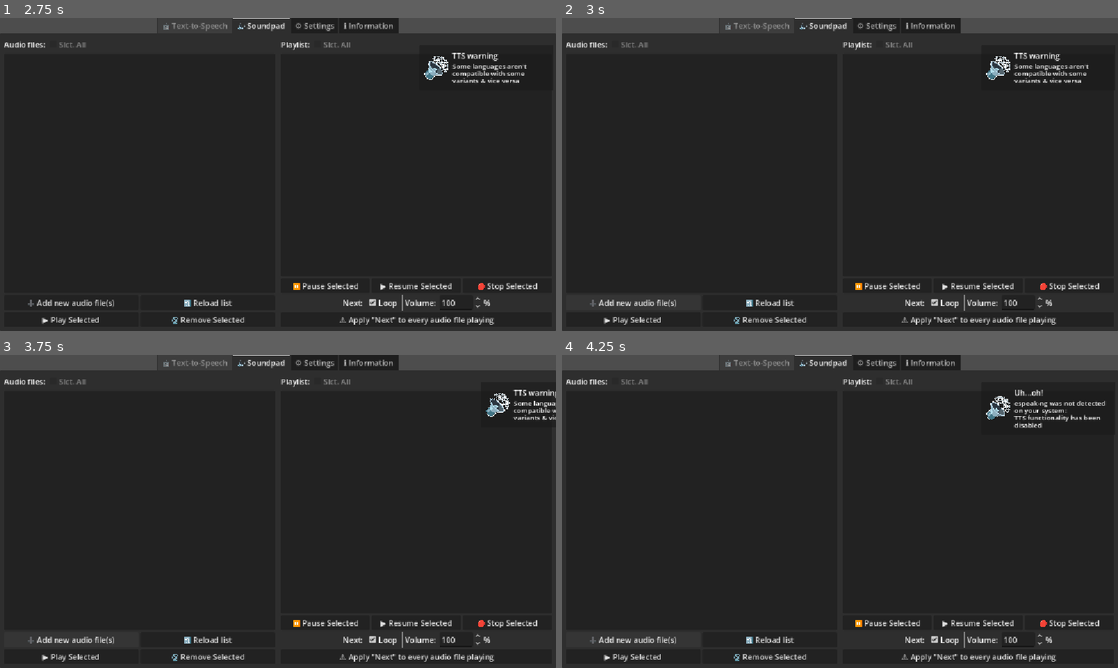
Above: before the commit, frames 1-4 (two rows, left to right).
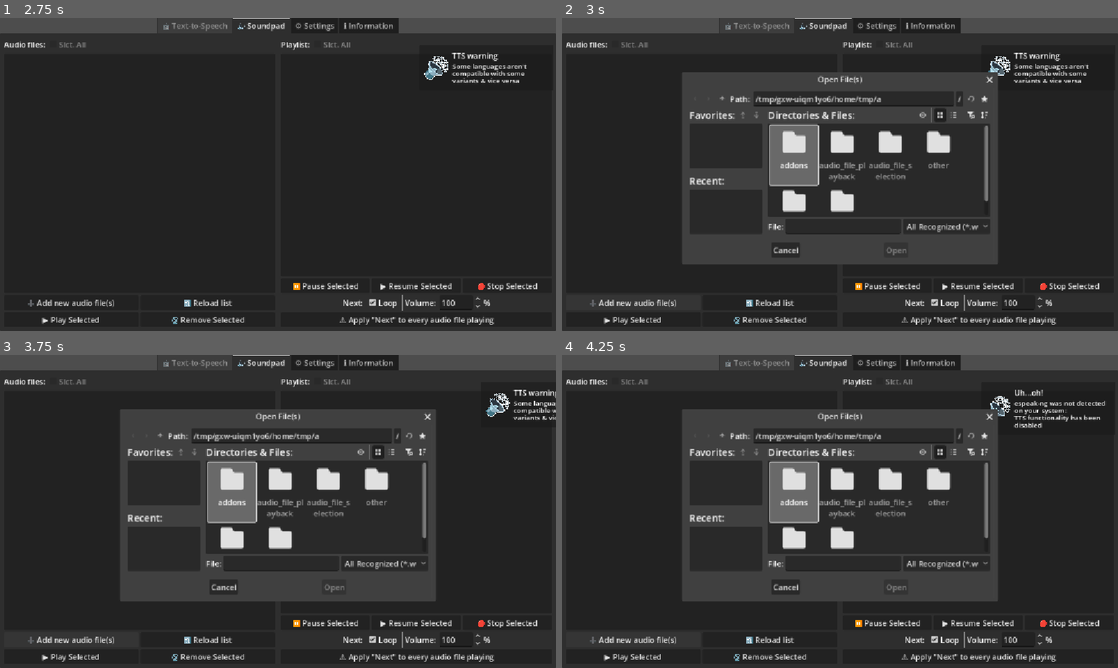
Above: after the commit, the same moments.

Repository: greg0rygreg/SoundsEz
Game: Godot game, scene res://main.tscn
The game is run twice, just before and just after one commit, with the same random seed, the same clock (stepped at 60 frames per second) and the same inputs.
Inputs:
- Up to frame 1 (2.75 s): click "🔃 Reload list" at 0.5 s; click "🗑️ Remove Selected" at 1.25 s; click "Loop" at 2 s
- Up to frame 2 (3 s): click "➕ Add new audio file(s)" at 2.75 s
- Up to frame 3 (3.75 s): click "➕ Add new audio file(s)" at 3.5 s
- Up to frame 4 (4.25 s): no input

Frame 1 is identical in both runs. In frame 2, 19% of the frame differs, in the area x 21-79%, y 17-79%; in frame 3, 19%; in frame 4, 19%.
Error before the commit: Cannot call method 'connect' on a null value. (res://tabscripts/sounds.gd:21)

Commit message:
replace json with ini but keep audiofile tracking as json
and also changed a lot the sounds.gd script

Diff:
--- a/tabscripts/brain.gd
+++ b/tabscripts/brain.gd
@@ -2,7 +2,7 @@
 
 @onready var tabs := $tabs
 @onready var outputs: PackedStringArray
-@onready var conf := FileAccess.open("user://conf.json", FileAccess.READ)
+@onready var conf: ConfigFile = ConfigFile.new()
 var md_fix := """# 🔊 SoundsEz
 FOS (Free and Open Source) AiO Solution for micspamming TTS and Sounds/Music
 
@@ -57,24 +57,24 @@
 - [x] Make settings tab pretty
 """
 
-var data := {
-  "lightmode": false,
-  "files": [],
-  "sounds": {
-    "volume": 100,
-    "loop": false
-  },
-  "tts": {
-    "volume": 100,
-    "pitch": 50,
-    "wpm": 175
-  }
-}
-var soundsez_sink_id: int = -1
+#var data := {
+  #"lightmode": false,
+  #"files": [],
+  #"sounds": {
+    #"volume": 100,
+    #"loop": false
+  #},
+  #"tts": {
+    #"volume": 100,
+    #"pitch": 50,
+    #"wpm": 175
+  #}
+#}
+var sink_id: int = -1
 
 func _notification(what: int) -> void:
   if what == NOTIFICATION_WM_CLOSE_REQUEST:
-    OS.execute("pactl", ["unload-module", soundsez_sink_id])
+    OS.execute("pactl", ["unload-module", sink_id])
 
 func _ready() -> void:
   get_tree().root.title = "%s %s" % [
@@ -85,16 +85,10 @@
 
   print(OS.get_distribution_name())
 
+  conf.load("user://conf.ini")
   if !conf:
-    var conftemp := FileAccess.open("user://conf.json", FileAccess.WRITE)
-    conftemp.store_string(JSON.stringify(data))
-    conftemp.close()
-    conf = FileAccess.open("user://conf.json", FileAccess.READ)
-  data = JSON.parse_string(conf.get_as_text())
-
-  if !OS.has_feature("editor"):
-    data["files"] = data["files"].filter(func(x: String): return !x.begins_with("res://"))
-  data["files"] = data["files"].filter(func(x: String): return FileAccess.file_exists(x))
+    printerr("Config file didn't load, exiting")
+    get_tree().quit()
 
   match OS.get_name():
     "Windows":
@@ -106,11 +100,11 @@
         "module-pipe-sink",
         "sink_name='SoundsEz Audio Output'"
       ], outtemp)
-      soundsez_sink_id = int(outtemp[0].strip_escapes())
+      sink_id = int(outtemp[0].strip_escapes())
     _:
       EasyNotify.add_notification({
-        "title": "what the fuck",
-        "message": "i don't remember compiling SoundsEz for %s" % OS.get_name(),
+        "title": "New home",
+        "message": "I don't remember compiling SoundsEz for %s but you look smart since you compiled it for %s" % [OS.get_name(),OS.get_name()],
         "duration": 3
       })
   outputs = AudioServer.get_output_device_list()
--- a/tabscripts/settings.gd
+++ b/tabscripts/settings.gd
@@ -14,7 +14,7 @@
   outputs_button.select(brain.outputs.find(AudioServer.output_device))
 
 func __ready() -> void:
-  theme_toggle.button_pressed = brain.data["lightmode"]
+  theme_toggle.button_pressed = brain.conf.get_value("General", "lightmode", false)
   print(OS.get_user_data_dir())
   applysets()
   visibility_changed.connect(_on_visibility_changed)
@@ -27,7 +27,7 @@
   call_deferred("__ready")
 
 func _on_apply_pressed() -> void:
-  brain.data["lightmode"] = theme_toggle.button_pressed
+  brain.conf.set_value("General", "lightmode", theme_toggle.button_pressed)
   applysets()
 
 func _on_reset_pressed() -> void:
@@ -36,6 +36,4 @@
 
 func _notification(what: int) -> void:
   if what == NOTIFICATION_WM_CLOSE_REQUEST:
-    var temp := FileAccess.open("user://conf.json", FileAccess.WRITE)
-    temp.store_string(JSON.stringify(brain.data, "  "))
-    temp.close()
+    brain.conf.save("user://conf.ini")
--- a/tabscripts/sounds.gd
+++ b/tabscripts/sounds.gd
@@ -1,27 +1,94 @@
 extends MarginContainer
 
 @onready var brain := get_tree().current_scene
-@onready var filelist := $horcont/files/list
+@onready var filelist := $horcont/files/toplay/scrollcont/margineer/vercont
 @onready var playlist := $horcont/player/playing/scrollcont/margineer/vercont
 @onready var afp_scn: PackedScene = load("res://audio_file_playback/audio_file_playback.tscn")
+@onready var afs_scn: PackedScene = load("res://audio_file_selection/audio_file_selection.tscn")
 
+var files: Array = []
 var being_grabbed := false
 
 func _notification(what: int) -> void:
   if what == NOTIFICATION_WM_CLOSE_REQUEST:
-    brain.data["sounds"]["volume"] = $horcont/player/next/volume.value
-    brain.data["sounds"]["loop"] = $horcont/player/next/loop.button_pressed
+    #brain.data["sounds"]["volume"] = $horcont/player/next/volume.value
+    #brain.data["sounds"]["loop"] = $horcont/player/next/loop.button_pressed
+    brain.conf.set_value("Soundpad", "volume", $horcont/player/next/volume.value)
+    brain.conf.set_value("Soundpad", "loop", $horcont/player/next/loop.button_pressed)
+    var temp_AF := FileAccess.open("user://audiofiles.json", FileAccess.WRITE)
+    temp_AF.store_string(JSON.stringify(files, "  "))
+    temp_AF.close()
+
+func add_new_to_pl(track: String):
+  var temp: AudioFilePlayback = afp_scn.instantiate()
+  var stream_temp: AudioStream
+  var fail := false
+  match track.get_extension():
+    "wav":
+      stream_temp = AudioStreamWAV.load_from_file(track)
+    "ogg":
+      stream_temp = AudioStreamOggVorbis.load_from_file(track)
+    "mp3":
+      stream_temp = AudioStreamMP3.load_from_file(track)
+    _:
+      EasyNotify.add_notification({
+        "title": "what the fuck",
+        "message": "i ain't loading ts gng",
+        "duration": 2
+      })
+      fail = true
+
+  if !fail:
+    temp.playback.stream = stream_temp
+    temp.track_label.text = track
+    temp.looping.button_pressed = $horcont/player/next/loop.button_pressed
+    temp.volume.value = $horcont/player/next/volume.value
+    playlist.add_child(temp)
 
 func reload_filelist():
-  filelist.clear()
-  for file: String in brain.data["files"]:
-    filelist.add_item(file)
+  for file: AudioFileSelection in filelist.get_children():
+    filelist.remove_child(file)
+    file.queue_free()
+  for file: String in files:
+    var temp := afs_scn.instantiate()
+    temp.trackname_label.text = file
+    temp.playbutton.connect("pressed", add_new_to_pl.bind(temp.trackname_label.text))
+    temp.rembutton.connect("pressed", func():
+      files.erase(temp.trackname_label.text)
+      for y: AudioFilePlayback in playlist.get_children():
+        if y.track_label.text == temp.trackname_label.text:
+          y.queue_free()
+      reload_filelist()
+    )
+    filelist.add_child(temp)
 
 func __ready():
-  $horcont/files/actions/add.connect("pressed", brain.get_node("newaf").popup_centered)
-  $horcont/files/actions/reload.connect("pressed", reload_filelist)
-  $horcont/player/next/volume.value = brain.data["sounds"]["volume"]
-  $horcont/player/next/loop.button_pressed = brain.data["sounds"]["loop"]
+  var temp_AF := FileAccess.open("user://audiofiles.json", FileAccess.READ)
+  if !temp_AF:
+    temp_AF = FileAccess.open("user://audiofiles.json", FileAccess.WRITE)
+    temp_AF.store_string(JSON.stringify([]))
+    temp_AF.close()
+    temp_AF = FileAccess.open("user://audiofiles.json", FileAccess.READ)
+  # if it's STILL telling us it's not working
+  if !temp_AF:
+    EasyNotify.add_notification({
+      "title": "Uh...oh!",
+      "message": "Couldn't read user://audiofiles.json, soundpad functionality has been disabled",
+      "duration": 3
+    })
+    brain.tabs.set_tab_disabled(1, true)
+  else:
+    files = JSON.parse_string(temp_AF.get_as_text())
+    temp_AF.close()
+
+  if !OS.has_feature("editor"):
+    files = files.filter(func(x: String): return !x.begins_with("res://"))
+  files = files.filter(func(x: String): return FileAccess.file_exists(x))
+
+  $horcont/files/pl_actions/add.connect("pressed", brain.get_node("newaf").popup_centered)
+  $horcont/files/pl_actions/reload.connect("pressed", reload_filelist)
+  $horcont/player/next/volume.value = brain.conf.get_value("Soundpad", "volume", 100)
+  $horcont/player/next/loop.button_pressed = brain.conf.get_value("Soundpad", "loop", false)
   reload_filelist()
 
 func _ready() -> void:
@@ -31,55 +98,34 @@
   for path in paths:
     match path.get_extension():
       "wav", "mp3", "ogg":
-        if path not in brain.data["files"]:
-          brain.data["files"].append(path)
+        if path not in files:
+          files.append(path)
       _:
         EasyNotify.add_notification({
-          "title": "Did not import:",
+          "title": "Oops! Did not import:",
           "message": "%s" % path,
           "duration": 2
         })
   reload_filelist()
 
 func _on_rem_pressed() -> void:
-  brain.data["files"] = brain.data["files"].filter(
+  files = files.filter(
     func(file):
       var temp := []
-      for x in filelist.get_selected_items():
-        temp.append(filelist.get_item_text(x))
+      for x: AudioFileSelection in filelist.get_children():
+        if !x.selected.button_pressed: continue
+        temp.append(x.trackname_label.text)
         for y: AudioFilePlayback in playlist.get_children():
-          if y.track_label.text == filelist.get_item_text(x):
+          if y.track_label.text == x.trackname_label.text:
             y.queue_free()
       return not file in temp
   )
   reload_filelist()
 
-func _on_list_item_activated(_index: int) -> void:
-  for index in filelist.get_selected_items():
-    var temp: AudioFilePlayback = afp_scn.instantiate()
-    var stream_temp: AudioStream
-    var fail := false
-    match filelist.get_item_text(index).get_extension():
-      "wav":
-        stream_temp = AudioStreamWAV.load_from_file(filelist.get_item_text(index))
-      "ogg":
-        stream_temp = AudioStreamOggVorbis.load_from_file(filelist.get_item_text(index))
-      "mp3":
-        stream_temp = AudioStreamMP3.load_from_file(filelist.get_item_text(index))
-      _:
-        EasyNotify.add_notification({
-          "title": "what the fuck",
-          "message": "i ain't loading ts gng",
-          "duration": 2
-        })
-        fail = true
-
-    if !fail:
-      temp.playback.stream = stream_temp
-      temp.track_label.text = filelist.get_item_text(index)
-      temp.looping.button_pressed = $horcont/player/next/loop.button_pressed
-      temp.volume.value = $horcont/player/next/volume.value
-      playlist.add_child(temp)
+func _on_play_pressed() -> void:
+  for x: AudioFileSelection in filelist.get_children():
+    if !x.selected.button_pressed: continue
+    add_new_to_pl(x.trackname_label.text)
 
 func _on_ohno_pressed() -> void:
   for y: AudioFilePlayback in playlist.get_children():
--- a/tabscripts/tts.gd
+++ b/tabscripts/tts.gd
@@ -38,9 +38,9 @@
     for proc in rprocs:
       OS.kill(proc)
     rprocs.clear()
-    brain.data["tts"]["volume"] = $horcont/vercont/ctrls/volume/SpinBox.value
-    brain.data["tts"]["pitch"] = $horcont/vercont/ctrls/pitch/SpinBox.value
-    brain.data["tts"]["wpm"] = $horcont/vercont/ctrls/rate/SpinBox.value
+    brain.conf.set_value("TTS", "volume", $horcont/vercont/ctrls/volume/SpinBox.value)
+    brain.conf.set_value("TTS", "pitch", $horcont/vercont/ctrls/pitch/SpinBox.value)
+    brain.conf.set_value("TTS", "wpm", $horcont/vercont/ctrls/rate/SpinBox.value)
 
 func __ready() -> void:
   if OS.execute("espeak-ng", ["-h"]) != 0:
@@ -60,9 +60,9 @@
   $horcont/vercont2/clear.connect("pressed", tts_history.clear)
   $horcont/vercont/langs.select(0)
   $horcont/vercont/vars.select(0)
-  $horcont/vercont/ctrls/volume/SpinBox.value = brain.data["tts"]["volume"]
-  $horcont/vercont/ctrls/pitch/SpinBox.value = brain.data["tts"]["pitch"]
-  $horcont/vercont/ctrls/rate/SpinBox.value = brain.data["tts"]["wpm"]
+  $horcont/vercont/ctrls/volume/SpinBox.value = brain.conf.get_value("TTS", "volume", 100)
+  $horcont/vercont/ctrls/pitch/SpinBox.value = brain.conf.get_value("TTS", "pitch", 50)
+  $horcont/vercont/ctrls/rate/SpinBox.value = brain.conf.get_value("TTS", "wpm", 175)
 
 func _ready() -> void:
   call_deferred("__ready") # godot rapes my plans if i don't defer the call
